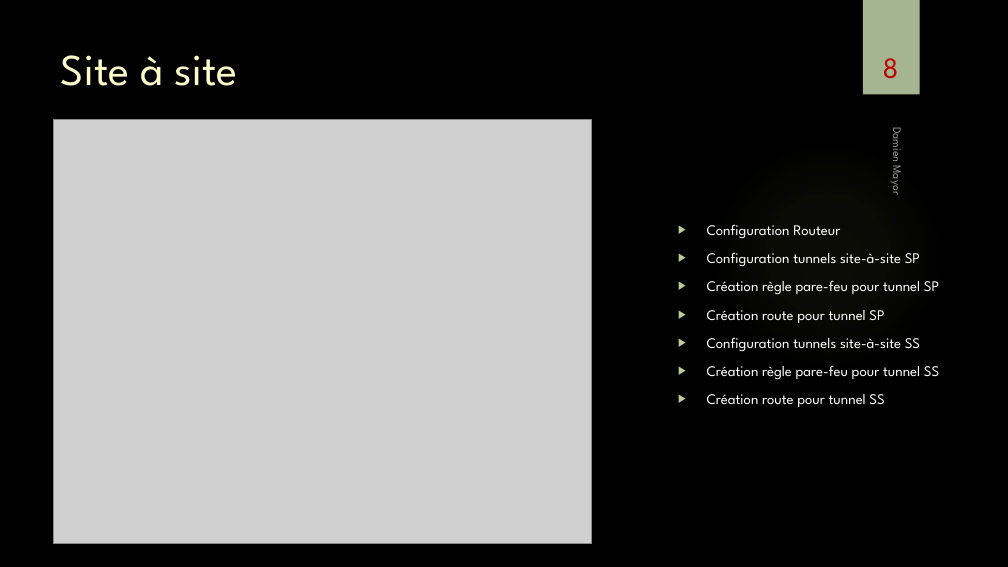
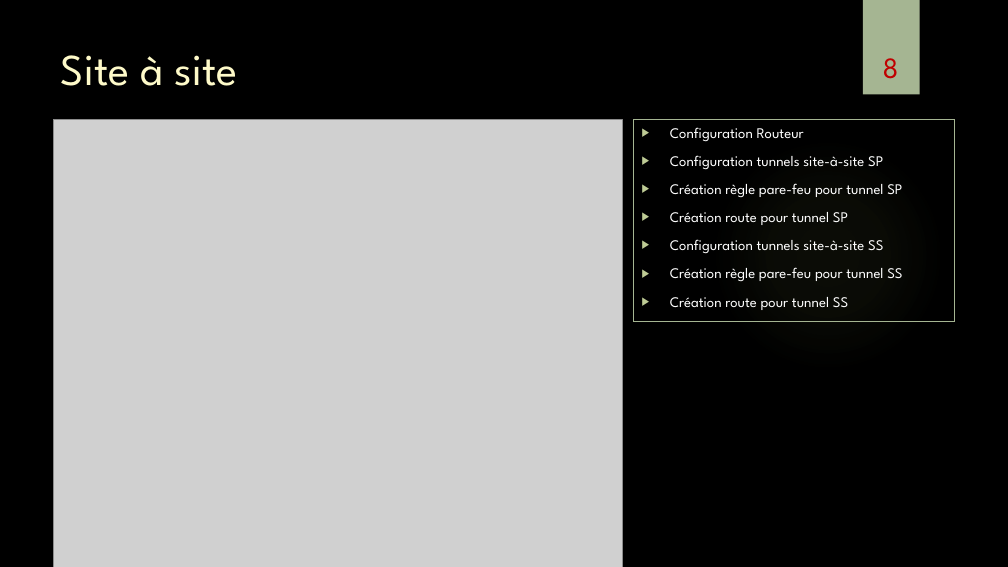
Before and after one commit to damienmayor/TPI, a slide deck: slide 8 of Présentation/Présentation TPI DMA.pptx. Drawn at 1008x567 pixels with LibreOffice and Linux fonts; fonts in the diff are those of the drawing; grey boxes stand for pictures; background and template pictures are left out. Boxes give left, top, right and bottom in pixels: in the first picture for what was removed or moved away, otherwise in the second. Text is boxed around its words. In the diff, an @@ line names an element or a change of style, - is before the commit and + after.

```diff
--- a/Présentation/Présentation TPI DMA.pptx
+++ b/Présentation/Présentation TPI DMA.pptx
@@ picture: place and size @@
-picture at (54, 119, 592, 543)
+picture at (54, 119, 622, 567)
@@ rectangle "Configuration Routeur": place and size @@
-rectangle "Configuration Routeur" at (707, 224, 939, 407)
+rectangle "Configuration Routeur" at (634, 119, 955, 321)
@@ rectangle "Configuration Routeur" at (634, 119, 955, 321): outline none to #A5B592 0.75 pt @@
@@ text removed at (889, 130, 906, 194) @@
-Damien Mayor
```
Also in this commit, not shown: 10 other slides changed, 11 slides removed.
